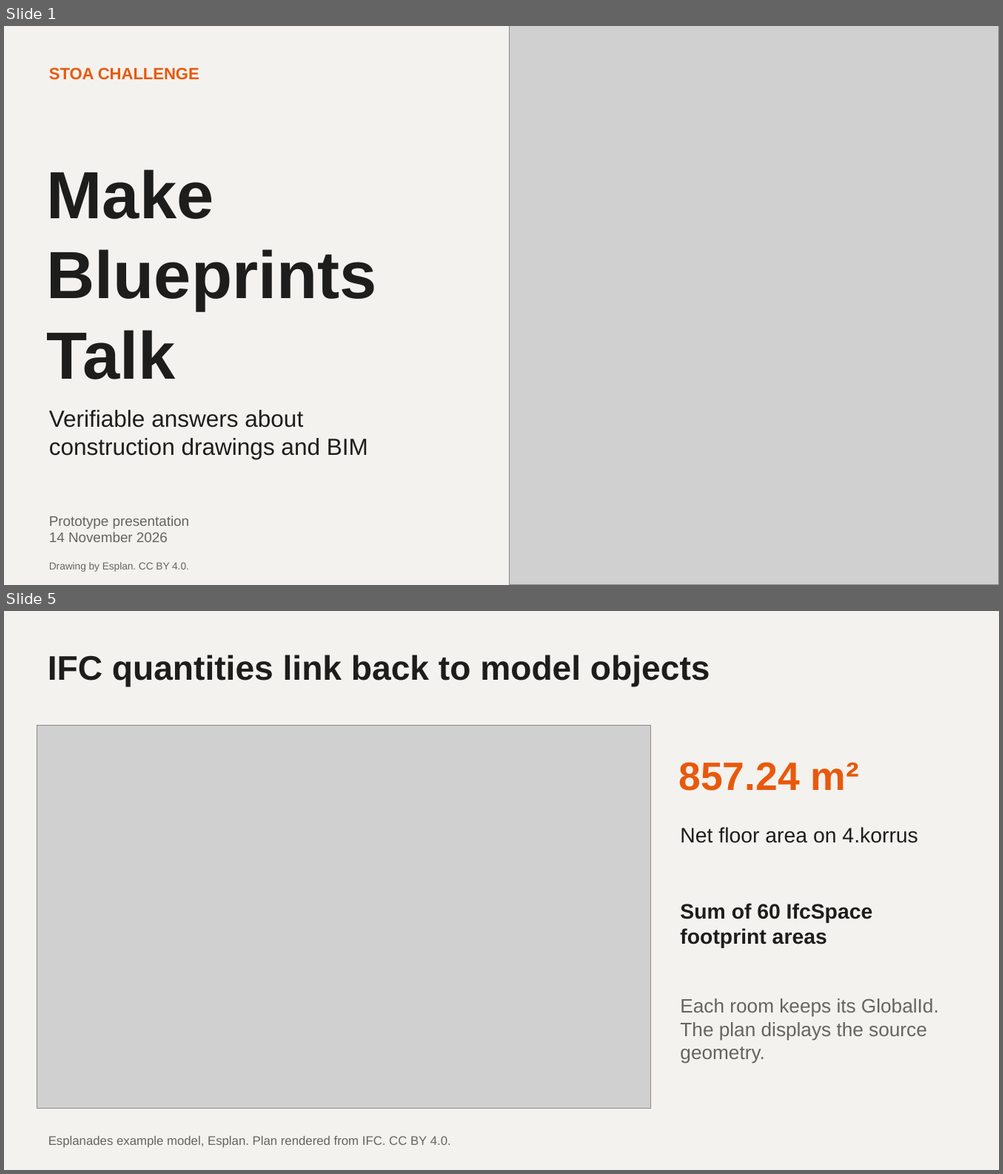
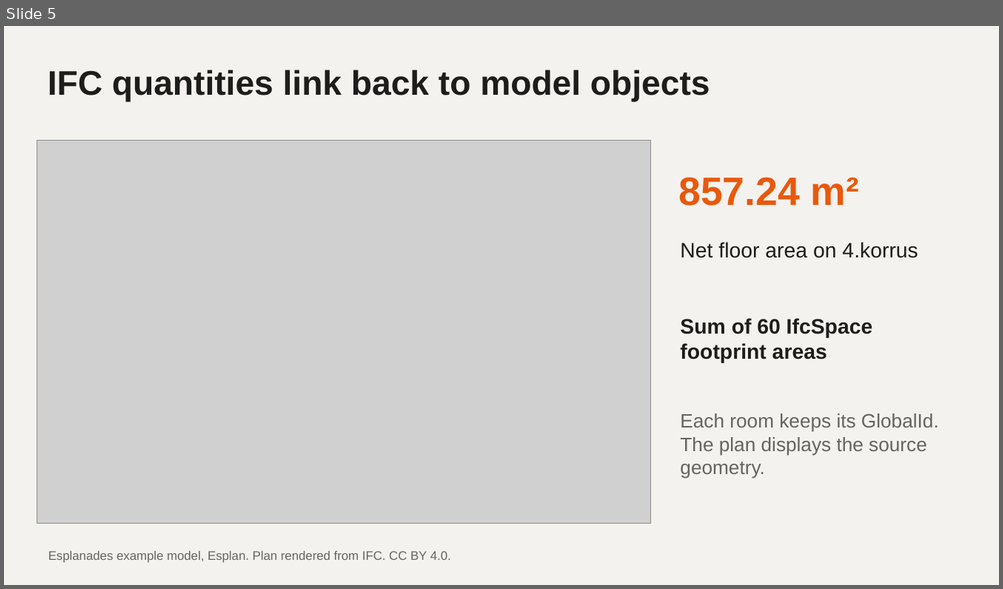
Before and after one commit to chaowang0524/metsatalo-stoa, a slide deck: Make_Blueprints_Talk_EN_Final.pptx. Shown one above the other, each under a label of ours: slides 1 and 5 before the commit, slide 5 after it; the slides between them are not shown. The pictures are 1003x1174 and 1003x589 pixels, drawn with LibreOffice and Linux fonts; fonts in the diff are those of the drawing; grey boxes stand for pictures. Boxes give left, top, right and bottom in pixels: in the first picture for what was removed or moved away, otherwise in the second. Text is boxed around its words. In the diff, an @@ line names an element or a change of style, - is before the commit and + after.

```diff
--- a/Make_Blueprints_Talk_EN_Final.pptx
+++ b/Make_Blueprints_Talk_EN_Final.pptx
@@ slide 1 removed at (x1=4, y1=26, x2=999, y2=585), background #F4F2EE @@
@@ picture removed at (x1=509, y1=26, x2=999, y2=585) @@
@@ text removed at (x1=49, y1=67, x2=199, y2=80) @@
-STOA CHALLENGE
@@ text removed at (x1=47, y1=170, x2=377, y2=380) @@
-Make
-Blueprints
-Talk
@@ text removed at (x1=49, y1=410, x2=368, y2=460) @@
-Verifiable answers about
-construction drawings and BIM
@@ text removed at (x1=49, y1=516, x2=190, y2=543) @@
-Prototype presentation
-14 November 2026
@@ text removed at (x1=49, y1=562, x2=189, y2=572) @@
-Drawing by Esplan. CC BY 4.0.
```
Also in this commit, not shown: 4 slides changed, 3 slides added, 2 other slides removed, 1 other file.
